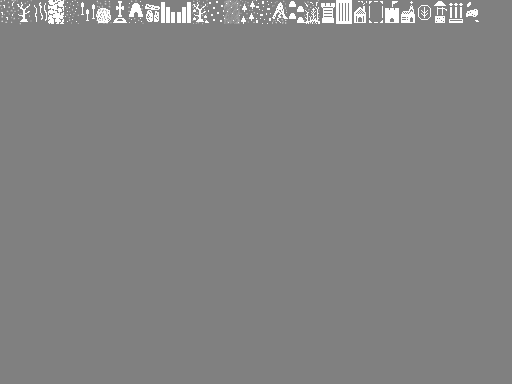
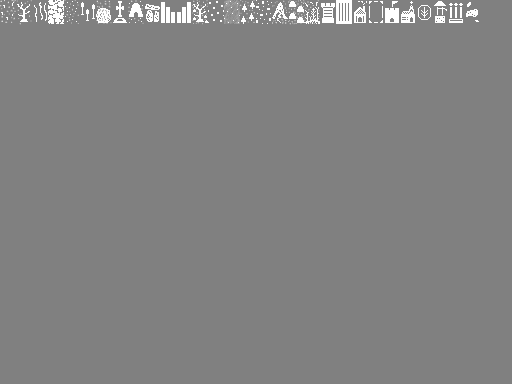
Layer changes from the first 512×384 image to the second:
painted on "Background" over [288, 0, 305, 25]
